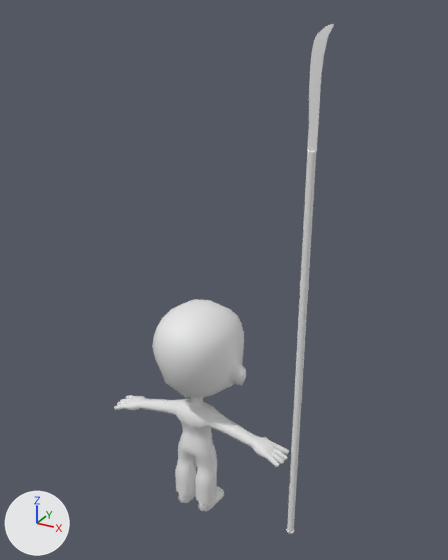
What one commit did to the Blender file Assets/Arts/Model/Character/Character.blend.
The view is the same before and after, from a camera (50 mm lens) standing at (2.03, -3.29, 3.59) and looking at (0.15, 0.12, 1.89). Every picture has the same lights, and +X, +Y and +Z are marked at lower left.

Objects in the first picture: 'Naginata', 'body', 'shorts'.
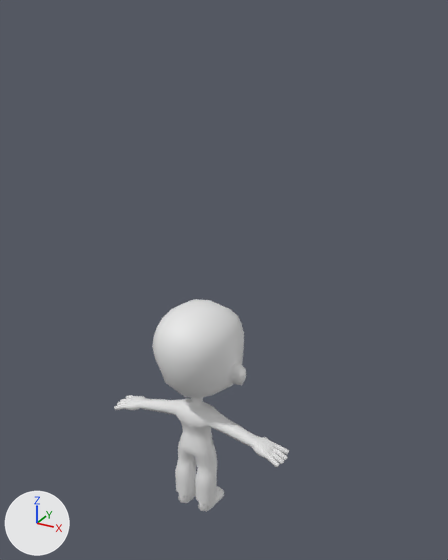
The change, as a list of edits to the scene's bpy script:
```text
Change ob_naginata:
    ob_naginata.location: (0.0, 0.0, 0.0) -> (1.258, 0.0, 0.0)
    add ob_naginata.hide_set(True)
```

Where the change shows, as pixel boxes (x1, y1, x2, y2) in the pictures (448 x 560 px):
'Naginata', hidden
    before: (286, 24, 334, 534)
